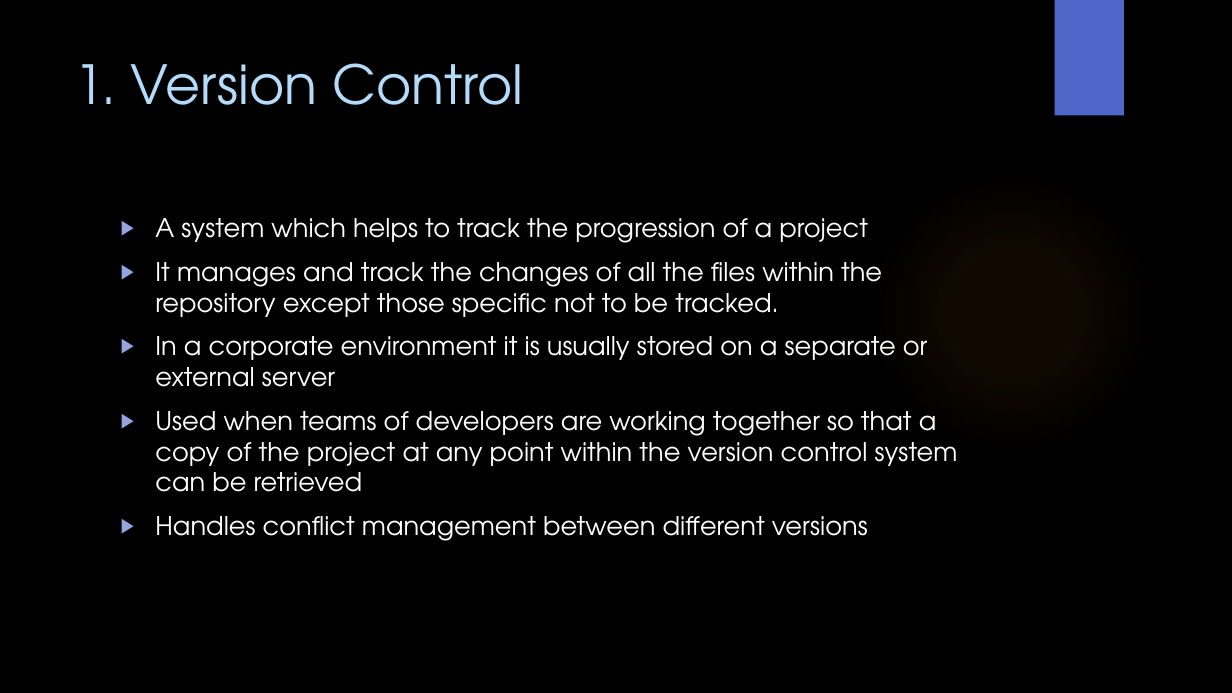
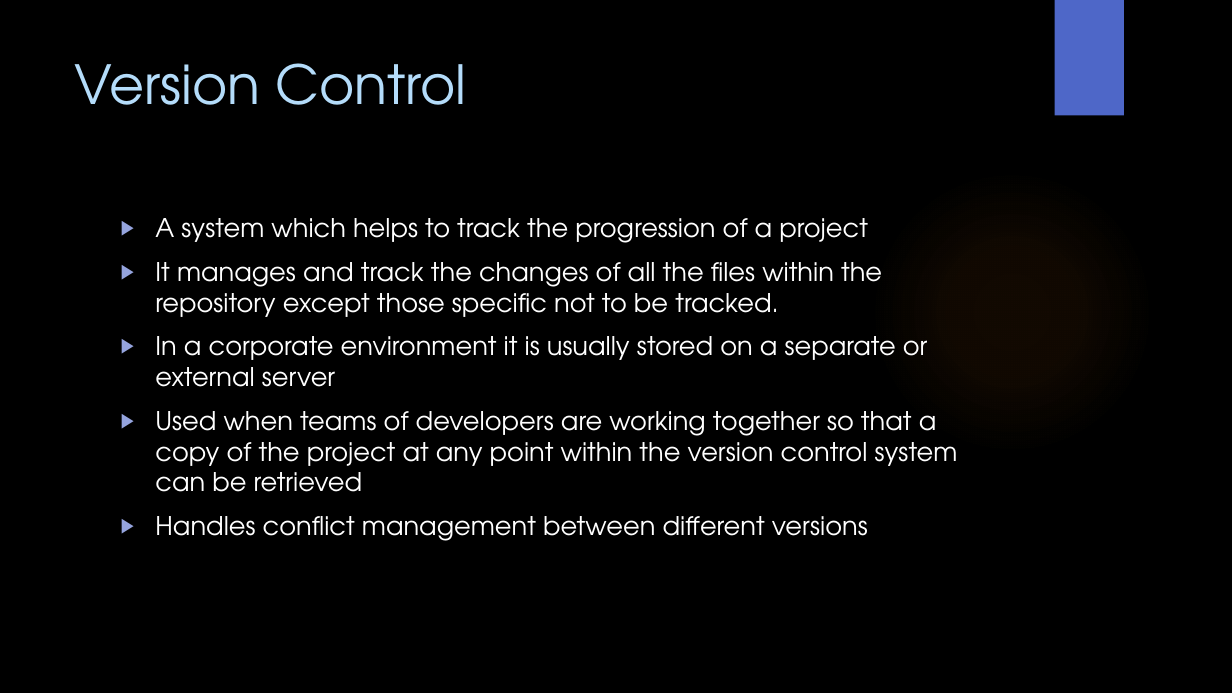
Before and after one commit to WitsSoftDev/SoftDev2016, a slide deck: slide 11 of Session 1/Softdev Session 1 2016.pptx (slide 13 before the commit). Drawn at 1232x693 pixels with LibreOffice and Linux fonts; fonts in the diff are those of the drawing; background and template pictures are left out. Boxes give left, top, right and bottom in pixels: in the first picture for what was removed or moved away, otherwise in the second. Text is boxed around its words. In the diff, an @@ line names an element or a change of style, - is before the commit and + after.

```diff
--- a/Session 1/Softdev Session 1 2016.pptx
+++ b/Session 1/Softdev Session 1 2016.pptx
@@ title at bbox=[75, 63, 467, 105]: text changed @@
-1. Version Control
+Version Control
```
Also in this commit, not shown: 5 other slides changed, 2 slides added, 3 slides removed.
